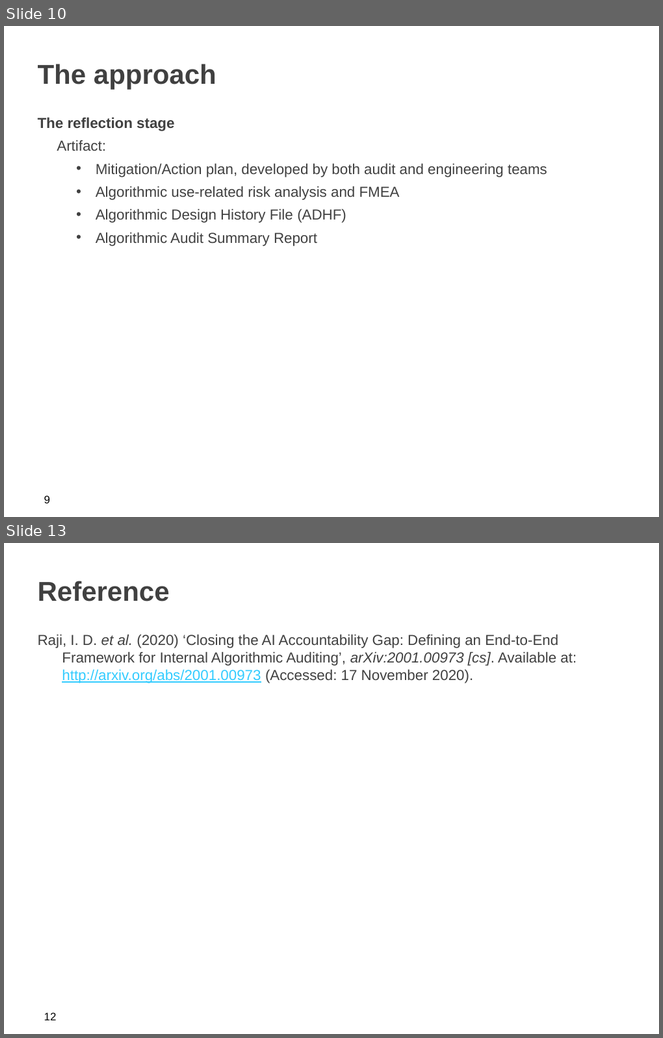
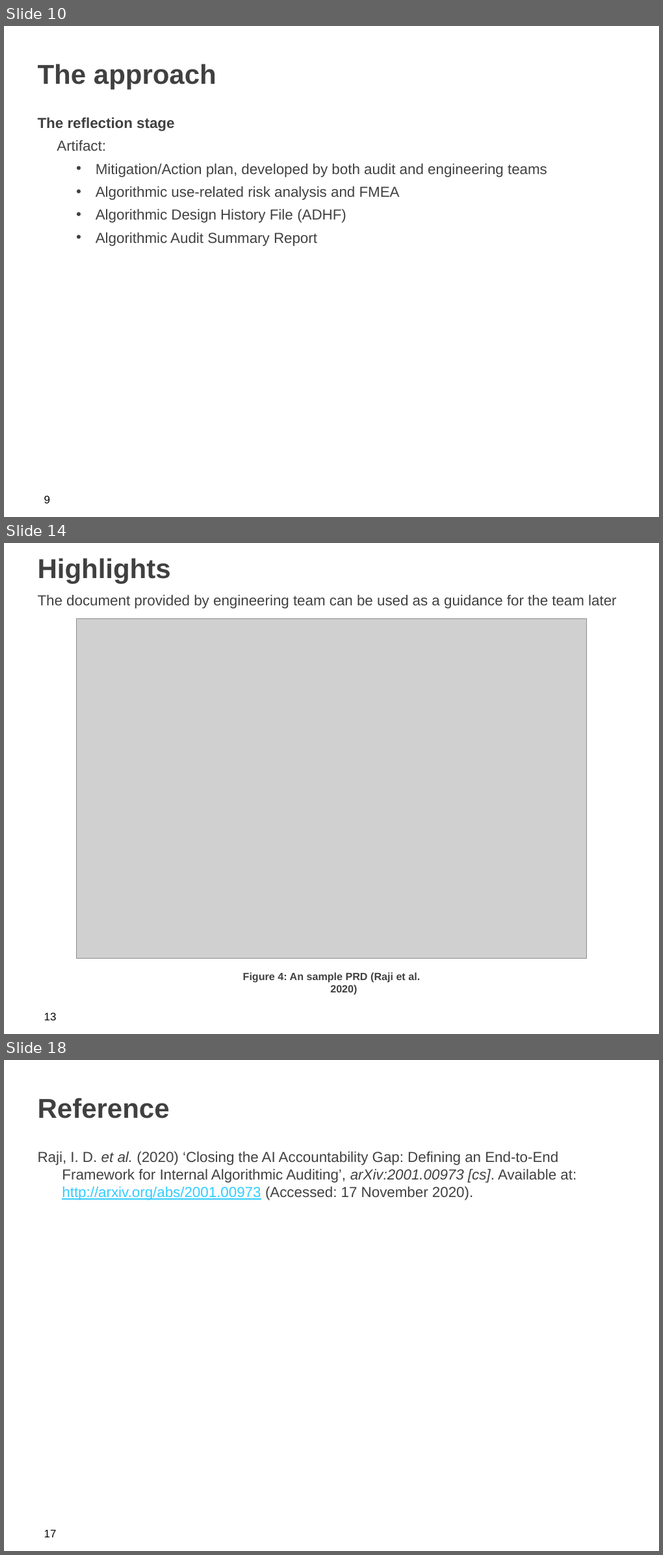
Before and after one commit to iamzifei/research, a slide deck: paper/Closing the AI Accountability Gap.pptx. Shown one above the other, each under a label of ours: slides 10 and 13 before the commit, slides 10, 14 and 18 after it; the slides between them are not shown. The pictures are 663x1038 and 663x1555 pixels, drawn with LibreOffice and Linux fonts; fonts in the diff are those of the drawing; grey boxes stand for pictures; background and template pictures are left out. Boxes give left, top, right and bottom in pixels: in the first picture for what was removed or moved away, otherwise in the second. Text is boxed around its words. In the diff, an @@ line names an element or a change of style, - is before the commit and + after.

```diff
--- a/paper/Closing the AI Accountability Gap.pptx
+++ b/paper/Closing the AI Accountability Gap.pptx
@@ slide 14 added at bbox=[4, 543, 659, 1034], background picture (left out) @@
@@ title added at bbox=[38, 558, 171, 583], 30 pt, text #404040, bold @@
+Highlights
@@ text added at bbox=[38, 594, 616, 609], 16 pt, text #404040 @@
+The document provided by engineering team can be used as a guidance for the team later
@@ picture added at bbox=[76, 618, 587, 959] @@
@@ text added at bbox=[243, 973, 420, 995], 11.5 pt, text #404040, bold @@
+Figure 4: An sample PRD (Raji et al. 2020)
@@ page number added at bbox=[44, 1013, 57, 1021], 12 pt, text #000000 @@
+13
@@ what was slide 13 is now slide 18 @@
@@ page number at bbox=[44, 1530, 57, 1538]: text changed @@
-12
+17
```
Also in this commit, not shown: 5 slides changed, 4 other slides added.
